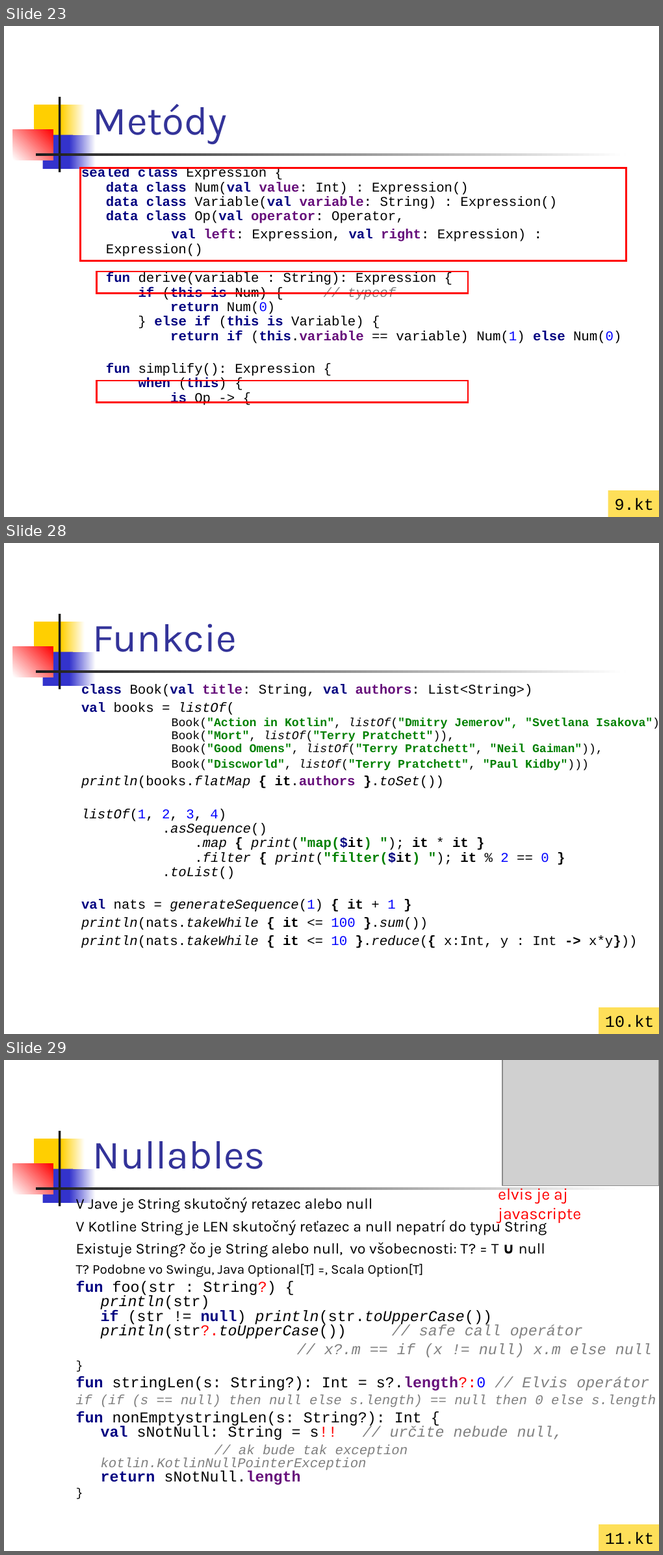
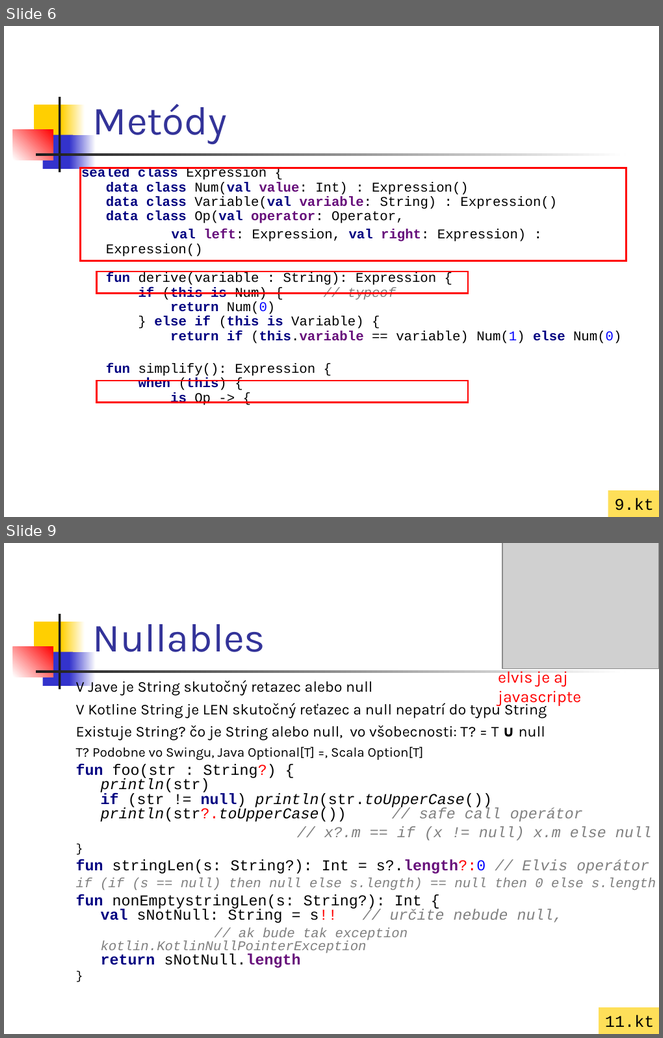
Before and after one commit to vmandro/Prednasky, a slide deck: 02/02_Kotlin.ppt. Shown one above the other, each under a label of ours: slides 23, 28 and 29 before the commit, slides 6 and 9 after it; the slides between them are not shown. The pictures are 663x1555 and 663x1038 pixels, drawn with LibreOffice and Linux fonts; fonts in the diff are those of the drawing; grey boxes stand for pictures. Boxes give left, top, right and bottom in pixels: in the first picture for what was removed or moved away, otherwise in the second. Text is boxed around its words. In the diff, an @@ line names an element or a change of style, - is before the commit and + after.

```diff
--- a/02/02_Kotlin.ppt
+++ b/02/02_Kotlin.ppt
@@ slide 28 removed at (4, 543, 659, 1034), background #FFFFFF; not listed: 7 template elements that a slide beside it also shows @@
@@ title removed at (93, 624, 237, 652) @@
-Funkcie
@@ text removed at (81, 685, 659, 949) @@
-class Book(val title: String, val authors: List<String>)
-val books = listOf(
-Book("Action in Kotlin", listOf("Dmitry Jemerov", "Svetlana Isakova")),
-Book("Mort", listOf("Terry Pratchett")),
-Book("Good Omens", listOf("Terry Pratchett", "Neil Gaiman")),
-Book("Discworld", listOf("Terry Pratchett", "Paul Kidby")))
-println(books.flatMap { it.authors }.toSet())
-listOf(1, 2, 3, 4)
-.asSequence()
-.map { print("map($it) "); it * it }
-.filter { print("filter($it) "); it % 2 == 0 }
-.toList()
-val nats = generateSequence(1) { it + 1 }
-println(nats.takeWhile { it <= 100 }.sum())
-println(nats.takeWhile { it <= 10 }.reduce({ x:Int, y : Int -> x*y}))
@@ rectangle removed at (599, 1008, 659, 1034) @@
-10.kt
@@ what was slide 23 is now slide 6 @@
@@ what was slide 29 is now slide 9 @@
```
Also in this commit, not shown: 2 slides changed, 19 other slides removed, 6 other files.
